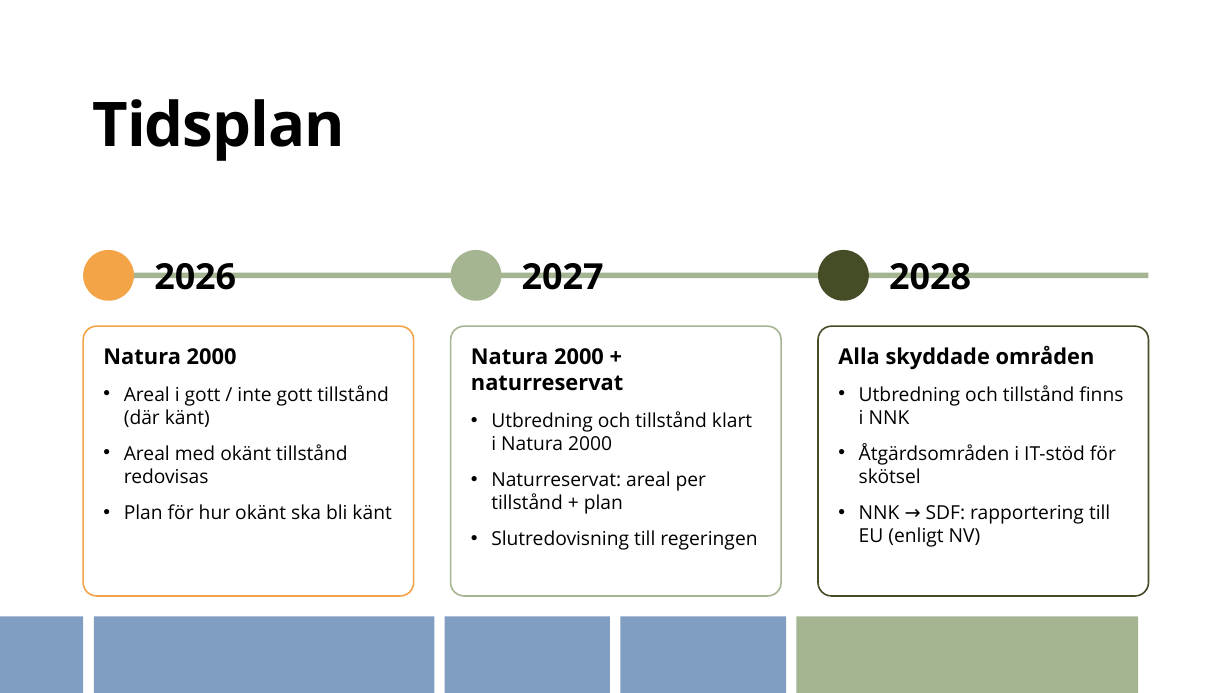
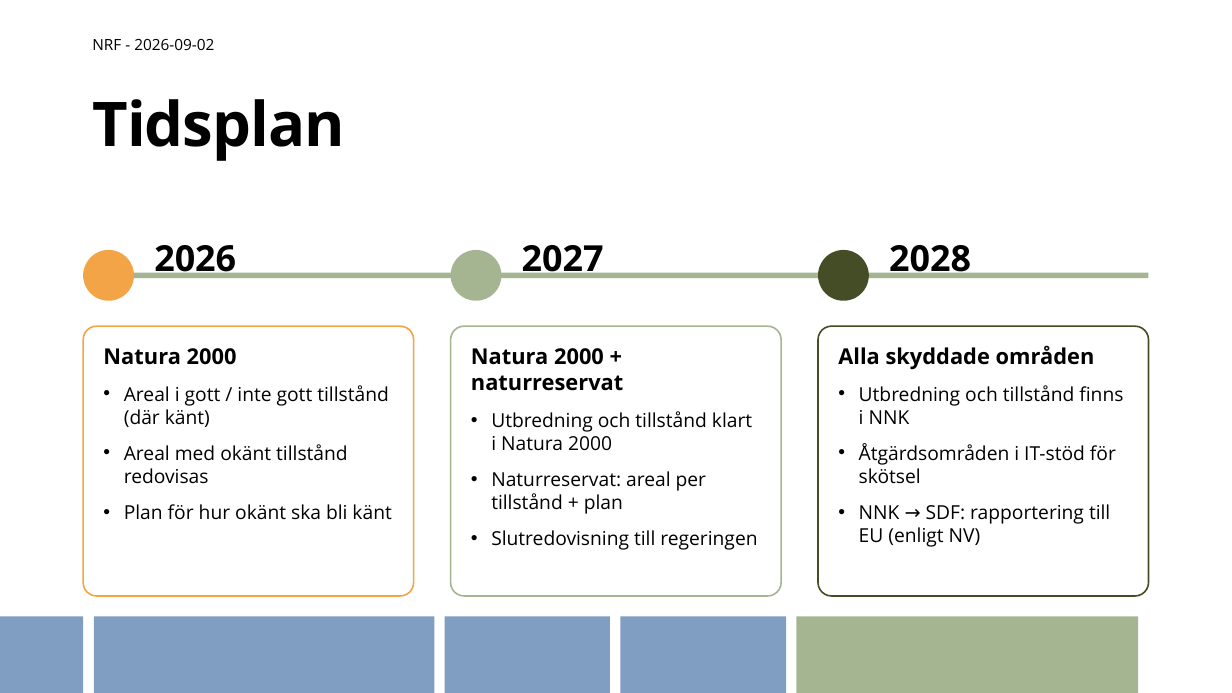
Before and after one commit to ulfboge/lansstyrelsen-nrr, a slide deck: slide 6 of docs/nrf-presentation-v2.pptx. Drawn at 1232x693 pixels with LibreOffice and Linux fonts; fonts in the diff are those of the drawing; background and template pictures are left out. Boxes give left, top, right and bottom in pixels: in the first picture for what was removed or moved away, otherwise in the second. Text is boxed around its words. In the diff, an @@ line names an element or a change of style, - is before the commit and + after.

```diff
--- a/docs/nrf-presentation-v2.pptx
+++ b/docs/nrf-presentation-v2.pptx
@@ text added at [92,39,214,50], 12 pt, text #000000 @@
+NRF - 2026-09-02
@@ 3 texts: place and size @@
-3 texts at [154,263,971,290]
+3 texts at [154,245,971,278]
```
Also in this commit, not shown: 10 other slides changed.
